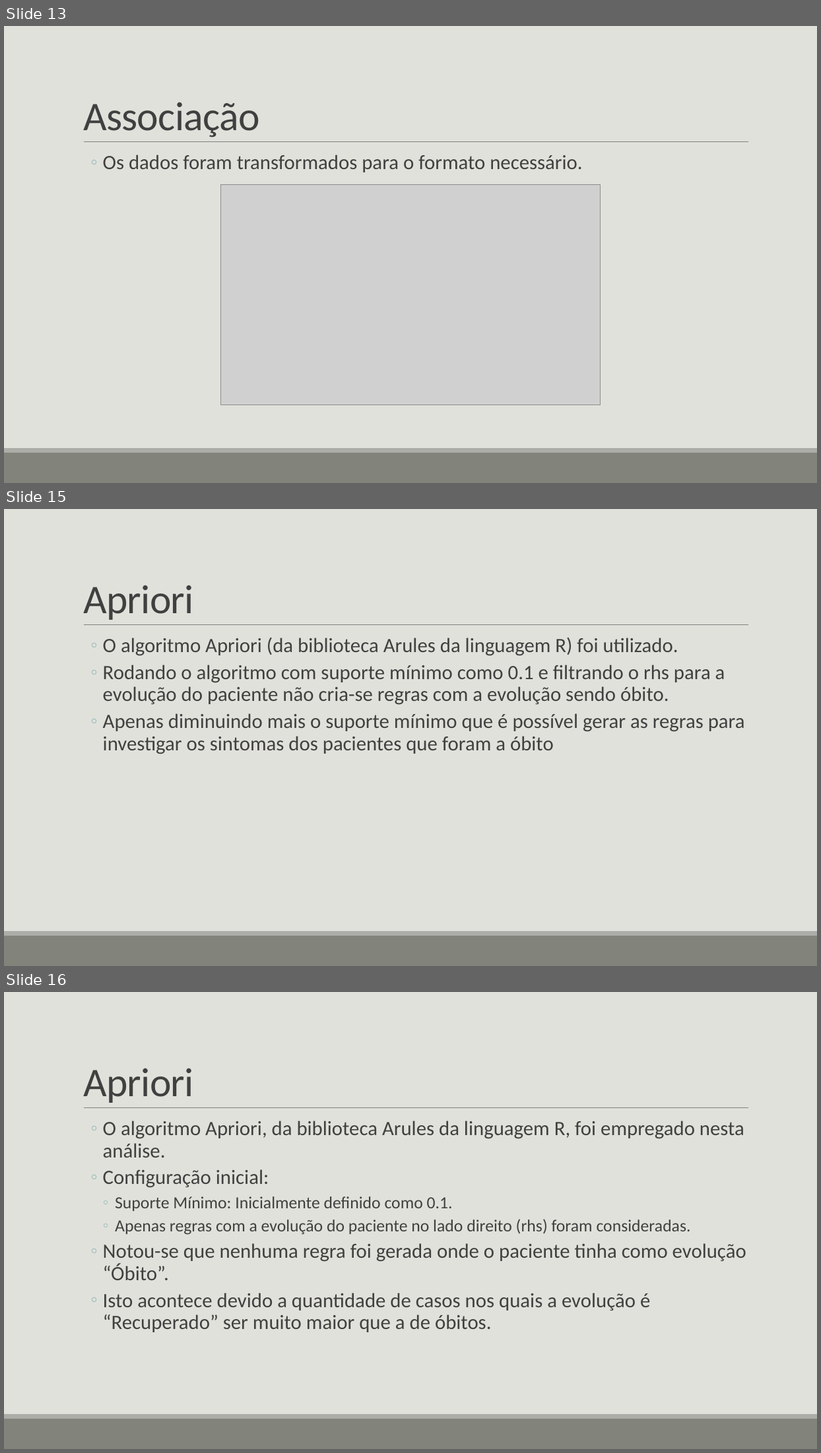
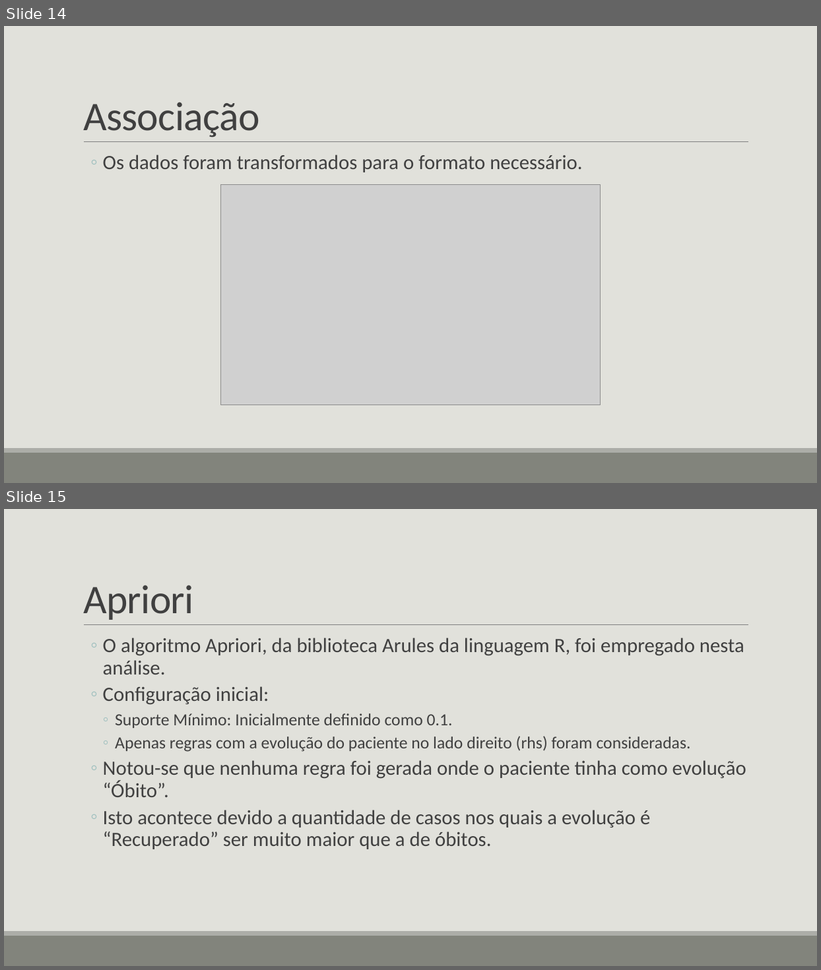
Before and after one commit to gvheisler/KDD-COVID-19, a slide deck: presentation/presentation.pptx. Shown one above the other, each under a label of ours: slides 13, 15 and 16 before the commit, slides 14 and 15 after it; the slides between them are not shown. The pictures are 821x1453 and 821x970 pixels, drawn with LibreOffice and Linux fonts; fonts in the diff are those of the drawing; grey boxes stand for pictures. Boxes give left, top, right and bottom in pixels: in the first picture for what was removed or moved away, otherwise in the second. Text is boxed around its words. In the diff, an @@ line names an element or a change of style, - is before the commit and + after.

```diff
--- a/presentation/presentation.pptx
+++ b/presentation/presentation.pptx
@@ slide 15 removed at [4, 509, 817, 966], background #E1E1DB; not listed: 3 template elements that a slide beside it also shows @@
@@ title removed at [83, 585, 194, 620] @@
-Apriori
@@ text removed at [103, 638, 745, 755] @@
-  ◦ O algoritmo Apriori (da biblioteca Arules da linguagem R) foi utilizado.
-  ◦ Rodando o algoritmo com suporte mínimo como 0.1 e filtrando o rhs para a evolução do paciente não cria-se regras com a evolução sendo óbito.
-  ◦ Apenas diminuindo mais o suporte mínimo que é possível gerar as regras para investigar os sintomas dos pacientes que foram a óbito
@@ what was slide 13 is now slide 14 @@
@@ what was slide 16 is now slide 15 @@
```
Also in this commit, not shown: 5 slides changed, 1 slide added, 1 other slide removed.
